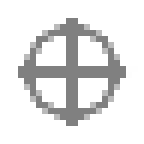
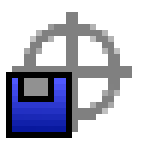
Two versions of the same layered image (144×144). Layer-by-layer changes:
added layer "disk" above "verti" over [6, 72, 72, 138]
painted on "verti" over [66, 12, 78, 132]
painted on "hori" over [12, 66, 132, 78]
painted on "k2" over [24, 24, 120, 120]
